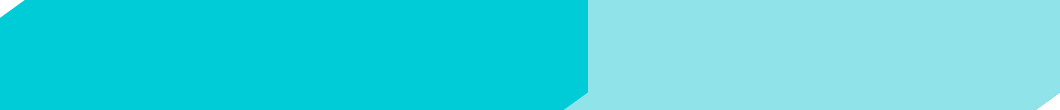
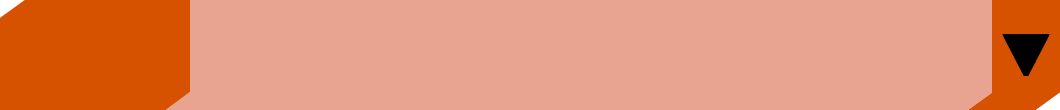
Comparing the layer stacks of the two (1060, 110) images. Changes:
added group "Warning" with 5 layers above "Layer 2" over [0, 0, 1060, 110]
added layer "Layer 1 copy" in group "Warning" over [0, 0, 1060, 110]
added layer "Layer 2 copy 2" in group "Warning" over [107, 0, 1004, 110]
hid "Layer 2" over [720, 0, 1060, 110]
hid "Layer 1" over [0, 0, 1060, 110]
